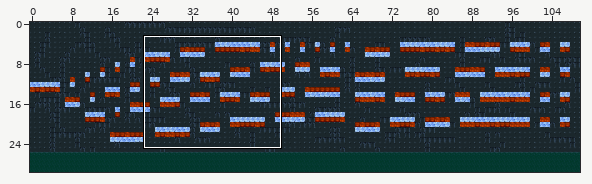
Tiled map -- DevRookies/Game/maps/platforms2.tmx. The first picture is a wide view before the edit; the outline marks the close-up.
Close-up. Earlier state:
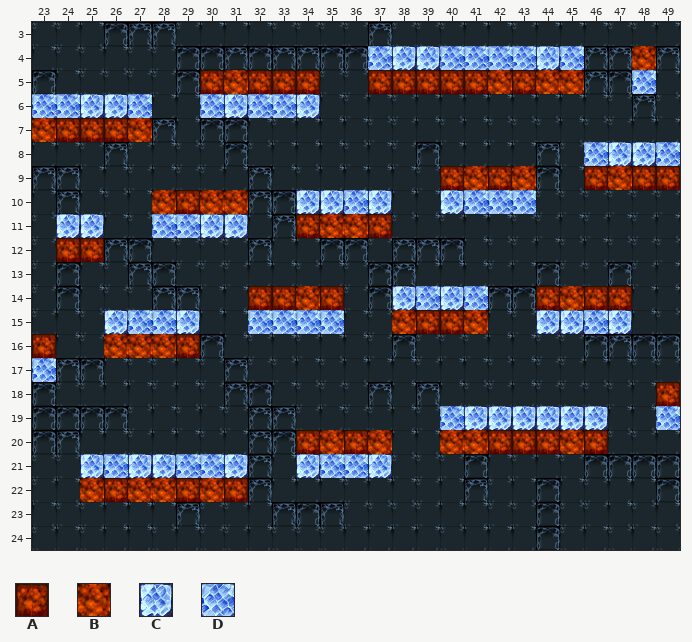
Cells are 32x32 px. Shown: x 23..49, y 3..24. The commit also changed other parts of the map, which this record leaves out.
Key: from "platforms": A 0, B 1, C 8, D 13.
_ is an empty cell.
Layers that did not change in this view are not listed.
Layer "bot" before, first column x 23:
 3 ___________________________
 4 ___________________________
 5 ______________AAAAABABB__D_
 6 _______DCDDC_______________
 7 BAAAB______________________
 8 ___________________________
 9 _______________________ABAA
10 _________________CDDD______
11 _____DDCC__ABBA____________
12 _AA________________________
13 ___________________________
14 ___________________________
15 _________DDDD__BAAB__CCDC__
16 ___BBBA____________________
17 D__________________________
18 ___________________________
19 __________________________D
20 _________________BBAAABA___
21 ___________CDDC____________
22 __BABBABA__________________
23 ___________________________
24 ___________________________
And afterwards:
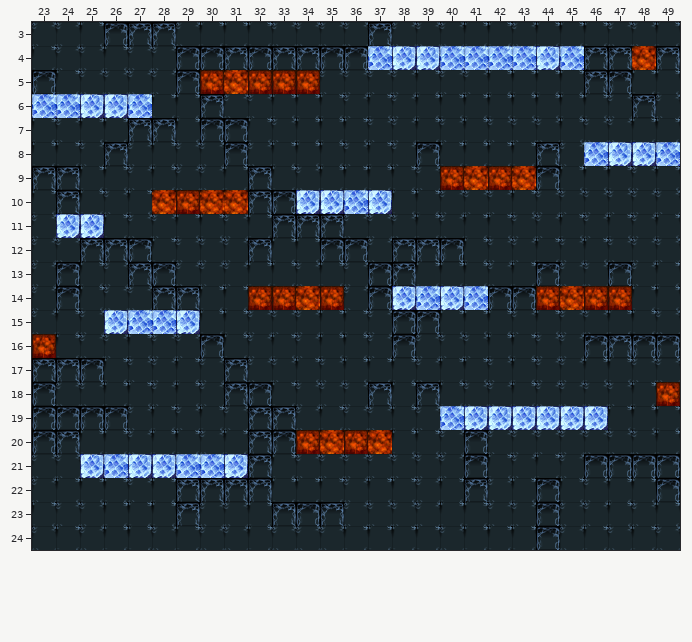
The edit:
Layer "bot" (removed):
The author cleared tile A in row 5 at x 37 to 41 and 43; in row 7 at x 24 to 26; in row 9 at x 46 and 48 to 49; in row 11 at x 34 and 37; in row 12 at x 24 to 25; in row 15 at x 39 to 40.
The author cleared tile A in row 16 at x 29; in row 20 at x 42 to 44 and 46; in row 22 at x 26, 29 and 31.
The author cleared tile B in row 5 at x 42 and 44 to 45; in row 7 at x 23 and 27; in row 9 at x 47; in row 11 at x 35 to 36; in row 15 at x 38 and 41; in row 16 at x 26 to 28.
The author cleared tile B in row 20 at x 40 to 41 and 45; in row 22 at x 25, 27 to 28 and 30.
The author cleared tile C in row 6 at x 31 and 34; in row 10 at x 40; in row 11 at x 30 to 31; in row 15 at x 44 to 45 and 47; in row 21 at x 34 and 37.
The author cleared tile D in row 5 at x 48; in row 6 at x 30 and 32 to 33; in row 10 at x 41 to 43; in row 11 at x 28 to 29; in row 15 at x 32 to 35 and 46; in row 17 at x 23.
The author cleared tile D in row 19 at x 49; in row 21 at x 35 to 36.
